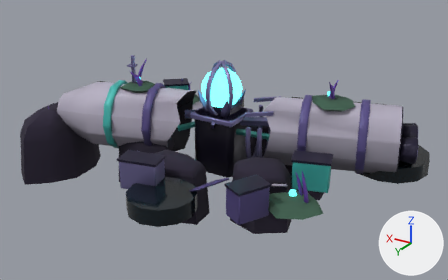
Two versions of the glTF model public/assets/shared/sites/crash-site-nacre.glb, one commit apart.
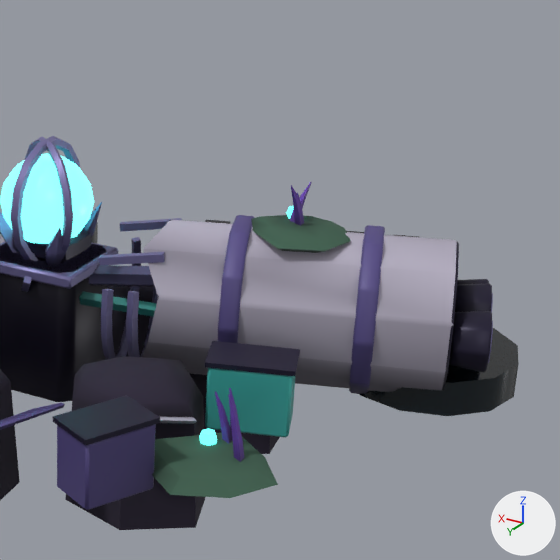
Old and new are each drawn whole from a 50 mm camera at (-4.44, 7.33, 3.71) aimed at (-0.1, 0.1, 0.1) and again close up on the part from 45% to 100% of the width and 0% to 88% of the height. Arrows for +X, +Y and +Z are at lower right; the lights stay in place. The first two pictures are the older version. Vertices at exactly the same position are counted once.

Script lines for the objects in view, before the commit:
```python
ob_site_crash_site_nacre_body = bpy.data.objects.new('site_crash_site_nacre_body', me_site_crash_site_nacre_body)
ob_site_crash_site_nacre_body.location = (0.0, 0.0, 0.0)
ob_site_crash_site_nacre_core = bpy.data.objects.new('site_crash_site_nacre_core', me_site_crash_site_nacre_core)
ob_site_crash_site_nacre_core.location = (0.0, 0.0, 0.0)
ob_site_crash_site_nacre_ruin = bpy.data.objects.new('site_crash_site_nacre_ruin', me_site_crash_site_nacre_ruin)
ob_site_crash_site_nacre_ruin.location = (0.0, 0.0, 0.0)
```
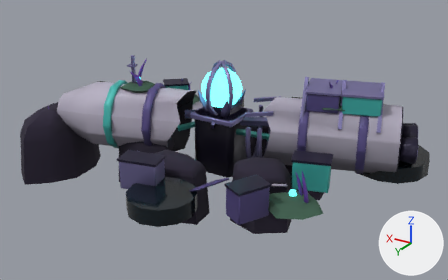
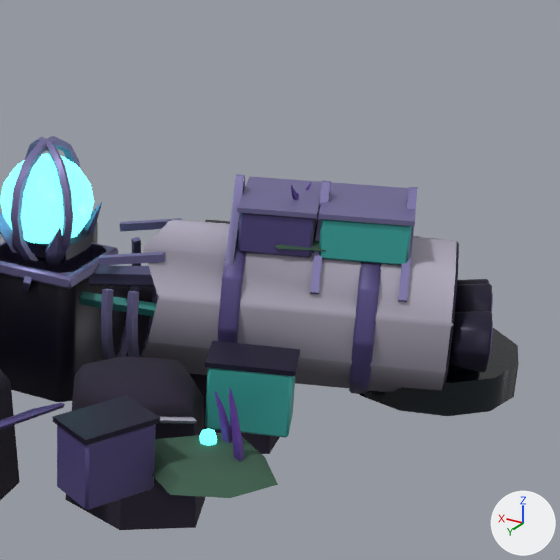
Boxes (x1, y1, x2, y2) around the edits, measured in the close-ups (560 x 560 px):
'site_crash_site_nacre_body', reshaped: before (0, 182, 519, 530); after (0, 174, 519, 530)
part 1 of me_site_crash_site_nacre_body, added: after (222, 174, 418, 302)
part 2 of me_site_crash_site_nacre_body, recoloured: (207, 182, 443, 308) in both

The change, as a diff of the scene's bpy script:
```diff
--- a/public/assets/shared/sites/crash-site-nacre.glb.py
+++ b/public/assets/shared/sites/crash-site-nacre.glb.py
@@ me_site_crash_site_nacre_body @@
 # used by ob_site_crash_site_nacre_body; location = (0.0, 0.0, 0.0)
-me_site_crash_site_nacre_body.from_pydata(...)  # 2032 vertices, 3662 faces; spans x -2.85..2.95, y -2.05..2.25, z -0.69..1.25
+me_site_crash_site_nacre_body.from_pydata(...)  # 2144 vertices, 3846 faces; spans x -2.85..2.95, y -2.05..2.25, z -0.69..1.25
+# me_site_crash_site_nacre_body part 1: 112 vertices added at x -2.3..-1.02, y -1.08..0.07, z 0.54..1.11
+# me_site_crash_site_nacre_body part 2: 282 kept faces spanning x -2.56..0.35, y -1.76..1.3, z -0.09..1.11 get new vertex colours
 me_site_crash_site_nacre_body.materials.append(mat_site_nacre_paint)
```
